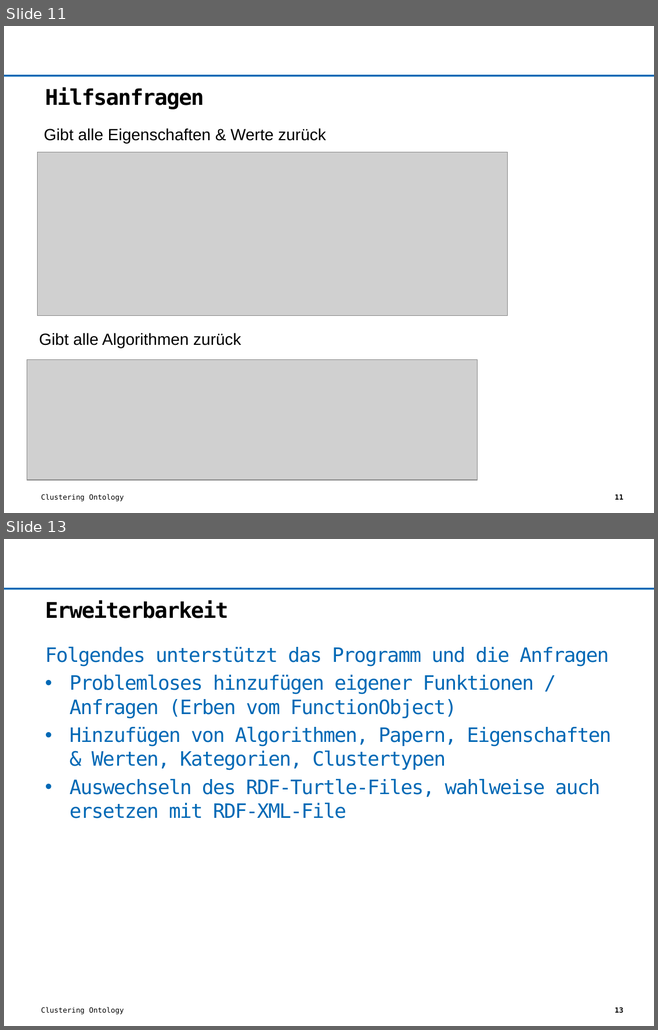
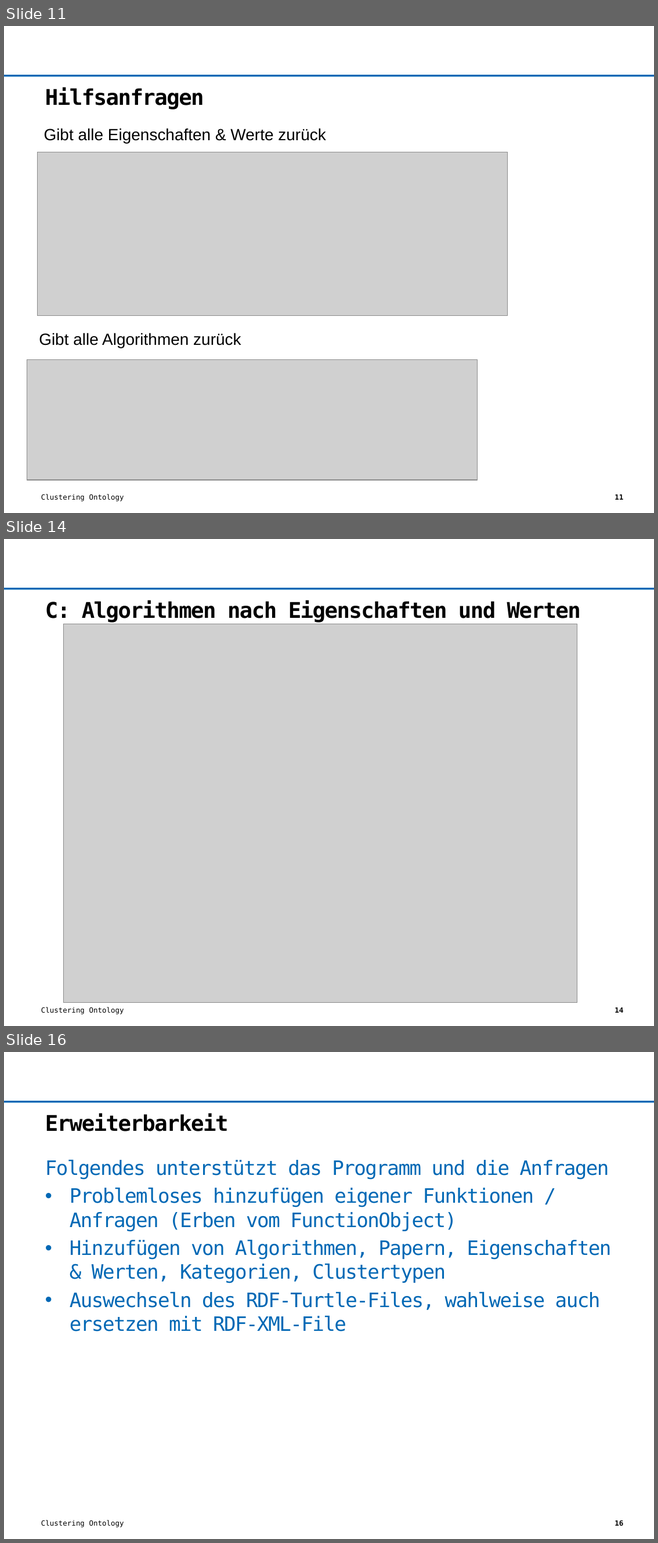
Before and after one commit to LarsGrotehenne/ontology, a slide deck: projektinformationen/Abschlusspräsentation/Abschlusspräsentation.pptx. Shown one above the other, each under a label of ours: slides 11 and 13 before the commit, slides 11, 14 and 16 after it; the slides between them are not shown. The pictures are 658x1030 and 658x1543 pixels, drawn with LibreOffice and Linux fonts; fonts in the diff are those of the drawing; grey boxes stand for pictures; background and template pictures are left out. Boxes give left, top, right and bottom in pixels: in the first picture for what was removed or moved away, otherwise in the second. Text is boxed around its words. In the diff, an @@ line names an element or a change of style, - is before the commit and + after.

```diff
--- a/projektinformationen/Abschlusspräsentation/Abschlusspräsentation.pptx
+++ b/projektinformationen/Abschlusspräsentation/Abschlusspräsentation.pptx
@@ slide 14 added at box(4, 539, 654, 1026), background #FFFFFF; not listed: 3 template elements that a slide beside it also shows @@
@@ title added at box(45, 600, 581, 623), 24 pt, text #000000, bold @@
+C: Algorithmen nach Eigenschaften und Werten
@@ picture added at box(63, 624, 576, 1003) @@
@@ what was slide 13 is now slide 16 @@
@@ page number at box(614, 1520, 623, 1526): text changed @@
-13
+16
```
Also in this commit, not shown: 3 slides changed, 3 other slides added, 1 slide removed, 9 other files.
